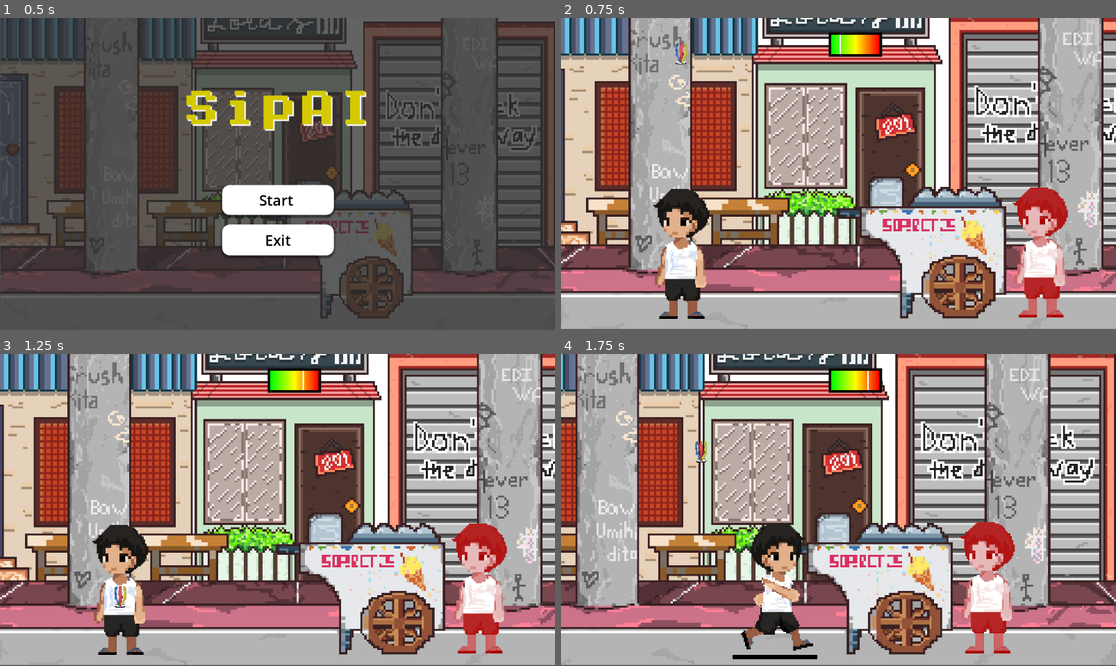
Above: before the commit, frames 1-4 (two rows, left to right).
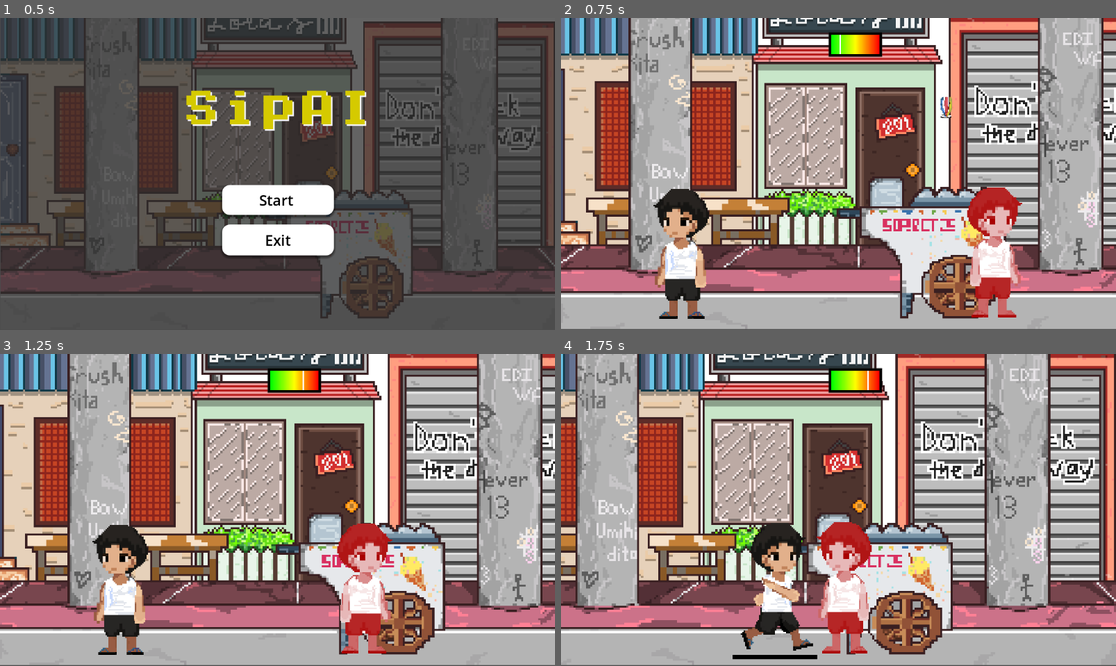
Above: after the commit, the same moments.

Repository: jehya/SipAI
Game: Godot game, scene res://scenes/main_menu.tscn
Same seed, same stepped clock (60 frames per second), same inputs: the game is played once before the commit and once after it.
Inputs:
- Up to frame 1 (0.5 s): no input
- Up to frame 2 (0.75 s): click "Start" at 0.5 s
- Up to frame 3 (1.25 s): no input
- Up to frame 4 (1.75 s): hold D (move_right) from 1.28 s (still down); tap Space (dribble) at 1.35 s

Frame 1 is identical in both runs. In frame 2, 5.7% of the frame differs, in the area x 20-92%, y 8-96%; in frame 3, 5.6%; in frame 4, 5.7%, in the area x 24-82%, y 27-96%.

Commit message:
AI movements

Diff:
--- a/scenes/game.tscn
+++ b/scenes/game.tscn
@@ -513,11 +513,11 @@
 limit_bottom = 120
 
 [node name="AI" parent="." instance=ExtResource("5_iywne")]
-position = Vector2(481, 48)
+position = Vector2(481, 52)
 collision_mask = 8
 
 [node name="Sipa" parent="." instance=ExtResource("3_lnu2h")]
-position = Vector2(119, -140)
+position = Vector2(369, -89)
 collision_mask = 8
 
 [node name="Boundaries" type="Node" parent="."]
--- a/scripts/ai.gd
+++ b/scripts/ai.gd
@@ -1,8 +1,158 @@
+# EnemyAI.gd
 extends CharacterBody2D
 
-func _physics_process(delta: float) -> void:
-	# Add the gravity.
-	if not is_on_floor():
-		velocity += get_gravity() * delta
+const SPEED = 300.0
+const ACTIONS = ["low", "med_left", "high_left", "med_right", "high_right"]
+
+var is_kicking = false
+var kick_timer = 0.0
+const KICK_DURATION = 0.3
+
+var q_table = {}
+var learning_rate = 0.1
+var discount_factor = 0.9
+var exploration_rate = 0.2
+
+var current_state = ""
+var last_state = ""
+var last_action = ""
+
+@onready var sipa = get_node("../Sipa")
+@onready var power_meter = get_node("../CanvasLayer/PowerMeter")
+@onready var player = get_node("../Player")
+@onready var animated_sprite = $AnimatedSprite2D
+
+func _physics_process(delta):
+	# AI constantly walks toward the sipa
+	var direction = 0
+	if position.x < sipa.position.x - 10:
+		direction = 1
+	elif position.x > sipa.position.x + 10:
+		direction = -1
+	else:
+		direction = 0
+
+	# Update velocity for walking
+	velocity.x = direction * SPEED
+
+	# Play animations
+	if direction == 0:
+		animated_sprite.play("idle")
+	else:
+		animated_sprite.play("run")
+		animated_sprite.flip_h = (direction < 0)
 
 	move_and_slide()
+
+	# If close enough to the sipa, perform kick
+	if abs(position.x - sipa.position.x) < 20 and is_on_floor():
+		last_state = get_state()
+		last_action = choose_action(last_state)
+		await perform_action(last_action)
+
+
+func get_state() -> String:
+	var ai_x = int(position.x / 10)
+	var player_x = int(player.position.x / 10)
+	var sipa_x = int(sipa.position.x / 10)
+	return str(ai_x) + "," + str(player_x) + "," + str(sipa_x)
+
+func choose_action(state: String) -> String:
+	if not q_table.has(state):
+		q_table[state] = {}
+		for a in ACTIONS:
+			q_table[state][a] = 0.0
+
+	if randf() < exploration_rate:
+		return ACTIONS[randi() % ACTIONS.size()]
+
+	var best_action = ""
+	var best_score = -INF
+	for a in ACTIONS:
+		var q = q_table[state].get(a, 0.0)
+		var counter = simulate_player_response(state, a)
+		var penalty = estimate_counter_reward(counter)
+		var net_score = q - penalty
+		if net_score > best_score:
+			best_score = net_score
+			best_action = a
+
+	return best_action
+
+func perform_action(action: String) -> void:
+	enable_kick_collision()
+	animated_sprite.play("kick")
+
+	var power = 0.2
+	var horizontal = 0
+
+	match action:
+		"low":
+			power = 0.2
+			horizontal = 0
+		"med_left":
+			power = 0.5
+			horizontal = -1
+		"high_left":
+			power = 1.0
+			horizontal = -1
+		"med_right":
+			power = 0.5
+			horizontal = 1
+		"high_right":
+			power = 1.0
+			horizontal = 1
+
+	var force = lerp(300, 800, power)
+	var impulse = Vector2(horizontal * 200, -force).normalized() * force
+	sipa.apply_central_impulse(impulse)
+
+	await get_tree().create_timer(0.3).timeout
+	disable_kick_collision()
+
+func simulate_player_response(state: String, ai_action: String) -> String:
+	# Simulate simplified best counter-action (heuristic)
+	# Placeholder: assume player always chooses high_right if AI is left
+	var ai_x = int(state.split(",")[0])
+	var player_x = int(state.split(",")[1])
+	if player_x > ai_x:
+		return "high_right"
+	else:
+		return "high_left"
+
+func estimate_counter_reward(player_action: String) -> float:
+	# Simplified: penalize based on predicted strength
+	match player_action:
+		"low": return 1.0
+		"med_left", "med_right": return 3.0
+		"high_left", "high_right": return 5.0
+		_: return 0.0
+
+func update_q_table(reward: float, new_state: String):
+	if not q_table.has(new_state):
+		q_table[new_state] = {}
+		for a in ACTIONS:
+			q_table[new_state][a] = 0.0
+
+	var max_future_q = -INF
+	for a in ACTIONS:
+		max_future_q = max(max_future_q, q_table[new_state].get(a, 0.0))
+
+	var current_q = q_table[last_state].get(last_action, 0.0)
+	q_table[last_state][last_action] = current_q + learning_rate * (reward + discount_factor * max_future_q - current_q)
+
+func reward_event(result: String):
+	# Call this based on game outcome
+	# result = "win", "miss", "juggle"
+	var reward = 0.0
+	match result:
+		"win": reward = 10.0
+		"miss": reward = -10.0
+		"juggle": reward = 1.0
+	update_q_table(reward, get_state())
+
+func enable_kick_collision():
+	collision_layer |= 8  # Add Layer 3 bit (Layer 3 = 8)
+
+func disable_kick_collision():
+	collision_layer &= ~8  # Remove Layer 3 bit
--- a/scripts/sipa.gd
+++ b/scripts/sipa.gd
@@ -8,6 +8,9 @@
 func _ready():
 	area_2d.body_entered.connect(_on_body_entered)
 	area_2d.body_exited.connect(_on_body_exited)
+
+	start_round("player")  # or "ai"
+
 
 func _on_body_entered(body):
 	if body.is_in_group("player") or body.is_in_group("enemy"):
